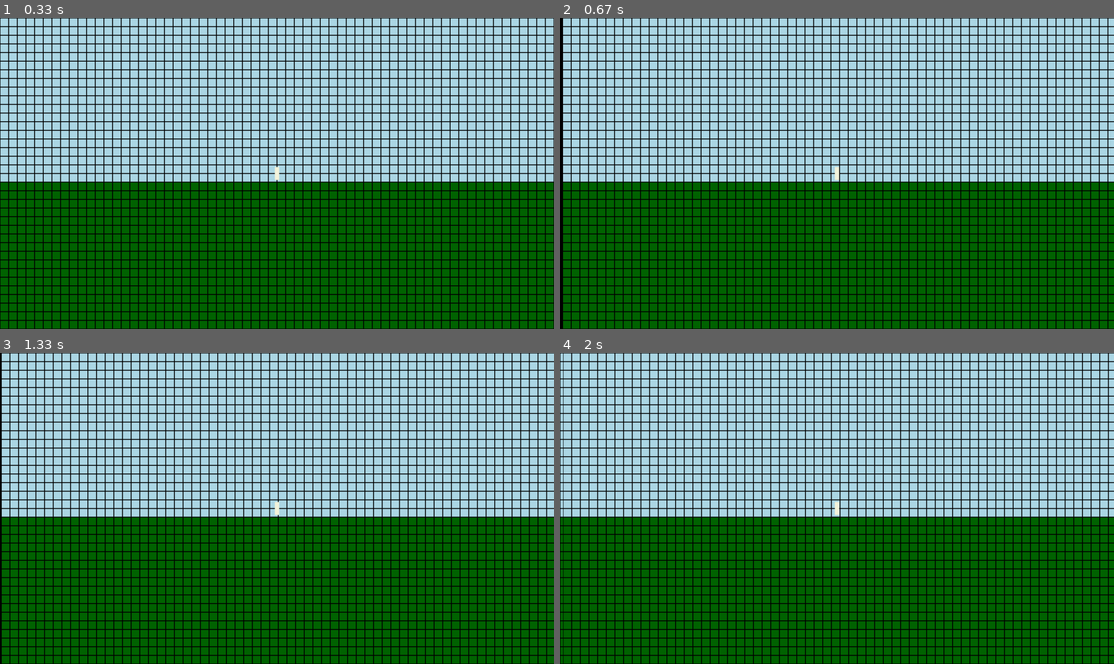
Above: before the commit, frames 1-4 (two rows, left to right).
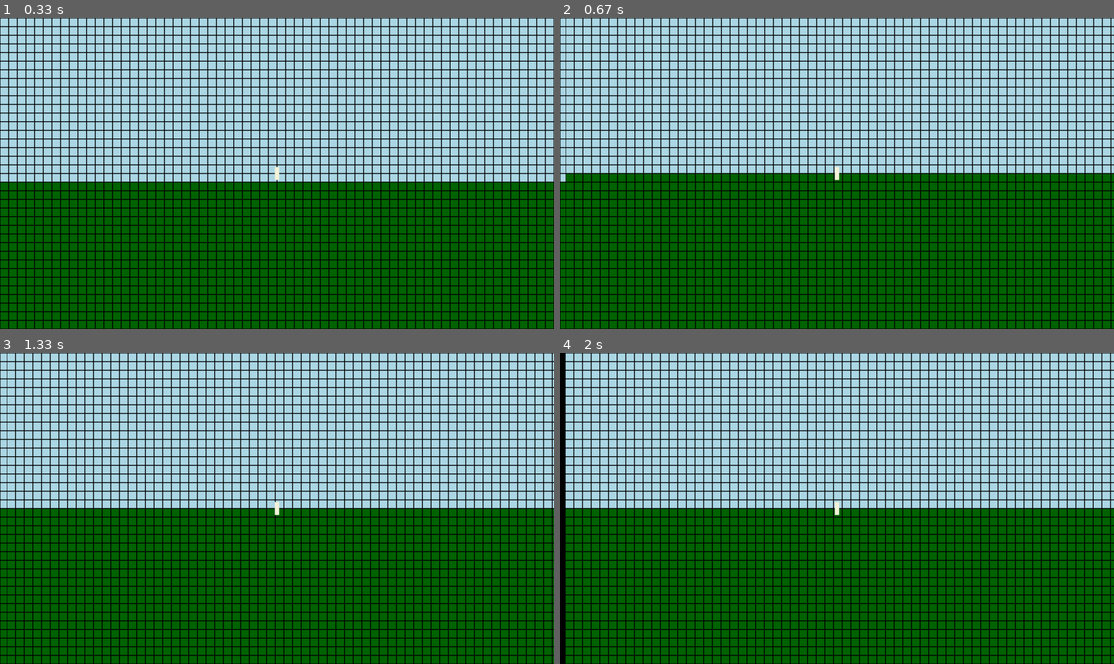
Above: after the commit, the same moments.

Repository: fuyther/pygame_project
Game: pygame game, started from main.py
Two runs of this game, one before a commit and one after it. Both use one fixed random seed, a clock stepped at 60 frames per second and the inputs below.
Inputs:
- Up to frame 1 (0.33 s): no input
- Up to frame 2 (0.67 s): hold D from 0.33 s (still down)
- Up to frame 3 (1.33 s): release D at 0.8 s; hold D 0.83-1.3 s
- Up to frame 4 (2 s): hold A 1.33-1.87 s; hold A from 1.9 s (still down)

Frame 1 is identical in both runs. In frame 2, 29% of the frame differs, in the area x 0-100%, y 0-100%; in frame 3, 29%; in frame 4, 30%.

Commit message:
invertion_problem_solved

Diff:
--- a/main.py
+++ b/main.py
@@ -9,12 +9,12 @@
         self.table[500000:] = np.ones(500000, dtype=int)
         self.table = self.table.reshape(1000, 1000)
         self.lst_objects = []
-        self.border = self.table[int(500 - (360 + 15) / 20)//1: int(500 + (360 - 15) / 20)//1,
-                                 int(500 - 640 / 20)//1: int(500 + 640 / 20)//1]
+        self.border = self.table[ov_mod(500 - (360 + 20) / 20)//1: ov_mod(500 + (360 - 20) / 20)//1,
+                                 ov_mod(500 - 640 / 20)//1: ov_mod(500 + 640 / 20)//1]
 
     def update(self, x, y):
-        self.border = self.table[int(500 - (360 + 15) / 20 - y/20)//1: int(500 + (360 - 15) / 20 - y/20)//1,
-                                 int(x/20 + 500 - 640 / 20)//1: int(x/20 + 500 + 640 / 20)//1]
+        self.border = self.table[ov_mod(500 - (360 + 15) / 20 - y/20): ov_mod(500 + (360 - 15) / 20 - y/20),
+                                 ov_mod(x/20 + 500 - 640 / 20): ov_mod(x/20 + 500 + 640 / 20)]
 
     def append(self, obj):
         self.lst_objects.append(obj)
@@ -42,6 +42,7 @@
 
 
 def ov_mod(n):
+    # функция получения модуля с избытком вида ov_mod(1.1) = 2
     if n // 1 == n:
         return int(n)
     else:
@@ -117,12 +118,12 @@
     for index, row in enumerate(world1.border):
         for jandex, block in enumerate(row):
             if block == 1:
-                pygame.draw.rect(screen, pygame.Color("dark green"), ((main_char.x % 20) + jandex * 20, ((main_char.y % 20) + index * 20), 20, 20))
+                pygame.draw.rect(screen, pygame.Color("dark green"), ((-main_char.x % 20) + jandex * 20, ((main_char.y % 20) + index * 20), 20, 20))
             else:
-                pygame.draw.rect(screen, pygame.Color("light blue"), ((main_char.x % 20) + jandex * 20, ((main_char.y % 20) + index * 20), 20, 20))
-            pygame.draw.rect(screen, pygame.Color("black"), ((main_char.x % 20) + jandex * 20, ((main_char.y % 20) + index * 20), 20, 20), 1)
+                pygame.draw.rect(screen, pygame.Color("light blue"), ((-main_char.x % 20) + jandex * 20, ((main_char.y % 20) + index * 20), 20, 20))
+            pygame.draw.rect(screen, pygame.Color("black"), ((-main_char.x % 20) + jandex * 20, ((main_char.y % 20) + index * 20), 20, 20), 1)
     pygame.draw.rect(screen, main_char.color, (w // 2 - ch_w // 2, h // 2 - ch_h // 2, ch_w, ch_h))
     pygame.display.flip()
-    print(clock.get_time(), main_char.y, main_char.x, main_char.v_v, main_char.v_h, main_char.a_v, main_char.status)
+    print(clock.get_time(), main_char.y, main_char.x, main_char.v_v, main_char.v_h, main_char.a_v, main_char.status, main_char.hp)
     clock.tick(60)
 pygame.quit()
